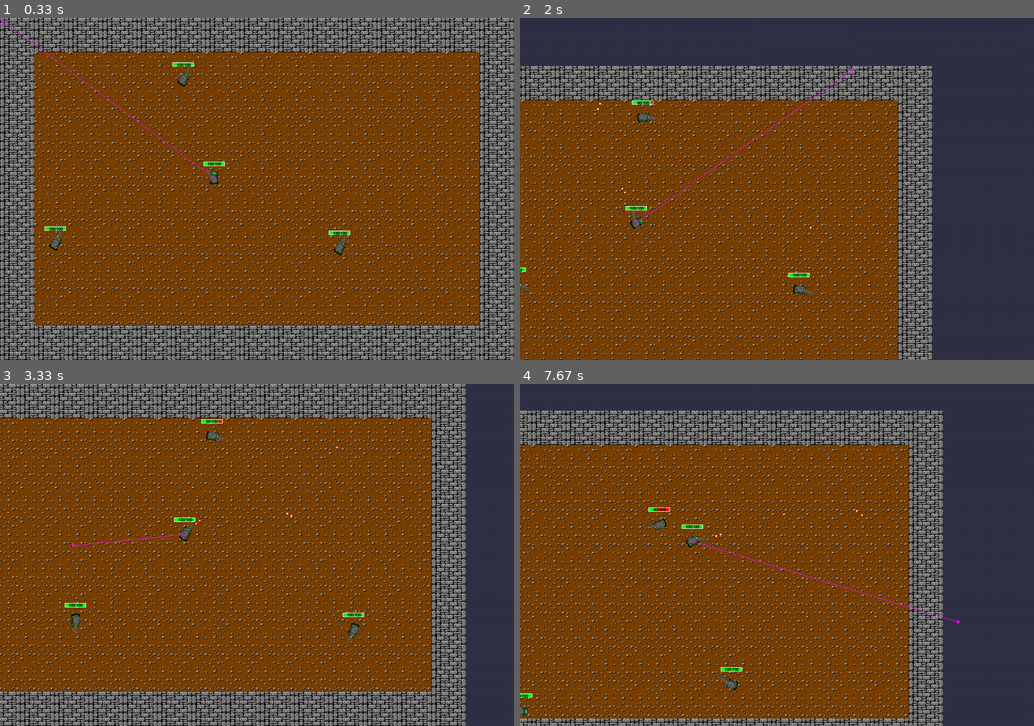
Above: before the commit, frames 1-4 (two rows, left to right).
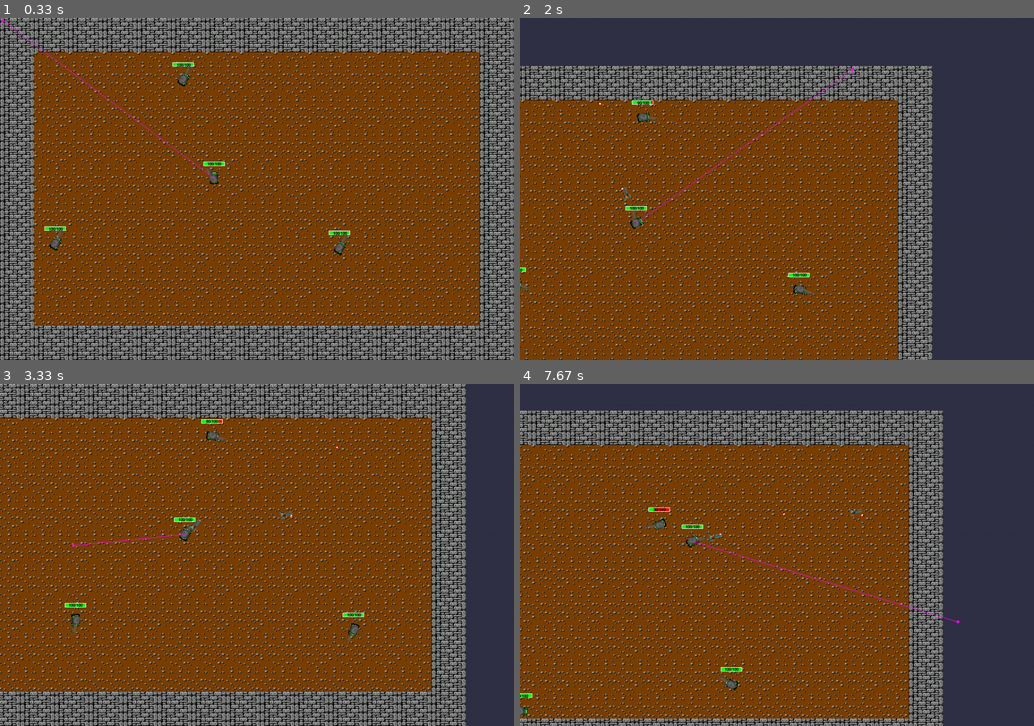
Above: after the commit, the same moments.

Repository: notwuyazui/Jackal
Game: pygame game, started from test.py
Two runs of this game, one before a commit and one after it. Both use one fixed random seed, a clock stepped at 60 frames per second and the inputs below.
Inputs (mouse positions are in pixels of both pictures, inside the frame that each line leads up to):
- Up to frame 1 (0.33 s): no input
- Up to frame 2 (2 s): click (777, 189) at 0.38 s; tap C at 0.67 s; hold Right 1-1.47 s; hold D 1-1.47 s; tap Space at 1.07, 1.37, 1.57, 1.9 s; click (653, 192) at 1.08 s; hold Up 1.5-1.8 s; hold W 1.5-1.8 s; click (617, 137) at 1.58 s; hold Right from 1.83 s (still down); hold D from 1.83 s (still down); click (854, 69) at 1.92 s
- Up to frame 3 (3.33 s): tap Space at 2.2, 2.4, 2.7, 2.97, 3.3 s; release Right at 2.3 s; release D at 2.3 s; hold Left 2.33-2.87 s; hold A 2.33-2.87 s; click (318, 585) at 2.42 s; hold Down 2.9-3.2 s; hold S 2.9-3.2 s; click (267, 438) at 2.98 s; hold Left from 3.23 s (still down); hold A from 3.23 s (still down); click (71, 544) at 3.32 s
- Up to frame 4 (7.67 s): tap C at 3.38, 4.88, 6.28 s; tap Space at 3.6, 3.73, 4.13, 4.43, 4.8, 5.2, 5.5, 5.7, 6, 6.2, 6.53, 6.83, 7.03, 7.33, 7.6 s; release Left at 3.63 s; release A at 3.63 s; hold Up 3.67-4.03 s; hold W 3.67-4.03 s; click (782, 589) at 3.75 s; hold Right 4.07-4.7 s; hold D 4.07-4.7 s; click (761, 496) at 4.15 s; hold Down 4.73-5.1 s; hold S 4.73-5.1 s; click (910, 609) at 4.82 s; hold Left 5.13-5.6 s; hold A 5.13-5.6 s; click (694, 442) at 5.22 s; hold Right 5.63-6.1 s; hold D 5.63-6.1 s; click (910, 524) at 5.72 s; hold Up 6.13-6.43 s; hold W 6.13-6.43 s; click (581, 479) at 6.22 s; hold Right 6.47-6.93 s; hold D 6.47-6.93 s; click (962, 527) at 6.55 s; hold Left 6.97-7.5 s; hold A 6.97-7.5 s; click (884, 493) at 7.05 s; hold Down from 7.53 s (still down); hold S from 7.53 s (still down); click (956, 623) at 7.62 s

Frame 1 is identical in both runs. In frame 2, less than 0.1% of the frame differs, in the area x 14-57%, y 26-62%; in frame 3, less than 0.1%; in frame 4, less than 0.1%, in the area x 25-67%, y 36-47%.

Commit message:
加 火箭弹

Diff:
--- a/Bullet/BaseBullet.py
+++ b/Bullet/BaseBullet.py
@@ -68,7 +68,7 @@
         self.velocity_direction: Tuple[float, float] = velocity_direction
         self.velocity: Tuple[float, float] = self._calculate_velocity()
         self.bounding_box: pygame.Rect = bounding_box if bounding_box else self._update_bounding_box()
-        self.rotation_angle: float = math.degrees(math.atan2(velocity_direction[1], velocity_direction[0]))
+        self.rotation_angle: float = math.degrees(math.atan2(velocity_direction[1], velocity_direction[0])) + 90
 
         # 状态标志
         self.is_active: bool = True
--- a/Bullet/BulletManager.py
+++ b/Bullet/BulletManager.py
@@ -39,14 +39,11 @@
                     print(f"子弹移除: ID={bullet.id}")
 
     def draw(self, surface, camera_offset):
-        """绘制所有子弹"""
         for bullet in self.bullets:
             bullet.draw(surface, camera_offset)
 
     def get_active_count(self):
-        """获取活跃子弹数量"""
         return len([b for b in self.bullets if b.is_active])
 
     def clear(self):
-        """清空所有子弹"""
         self.bullets.clear()
--- a/Bullet/NormalShell/NormalShell.py
+++ b/Bullet/NormalShell/NormalShell.py
@@ -16,10 +16,10 @@
         # 普通炮弹属性
         bullet_image_path = "Bullet/NormalShell/normalshell.png"
         size = (8, 8)
-        lifetime = 2.0
+        lifetime = 1.2
         speed_rate = 1.0
         damage_rate = 1.0
-        penetration = [1.2, 1.0, 0.8]
+        penetration = [1.0, 1.0, 1.0]
 
         super().__init__(
             projectile_id=projectile_id,
--- a/Bullet/RocketShell/RocketShell.py
+++ b/Bullet/RocketShell/RocketShell.py
@@ -1,5 +1,5 @@
 '''
-    火箭弹/爆炸弹
+    火箭弹
 '''
 
 import pygame
@@ -15,18 +15,18 @@
                  position: Tuple[float, float] = (0.0, 0.0),
                  velocity_direction: Tuple[float, float] = (1.0, 0.0)):
 
-        bullet_image_path = None
-        size = (12, 12)
-        lifetime = 1.5
-        speed_rate = 0.8
+        bullet_image_path = "Bullet/RocketShell/RocketShell.png"
+        size = (32, 32)
+        lifetime = 2.0
+        speed_rate = 1.0
         damage_rate = 1.5
         penetration = [0.8, 1.0, 1.2]
 
         # 爆炸属性
         is_explosive = True
-        explosion_radius = 60.0
+        explosion_radius = 15.0
         explosion_damage_rate = 0.8
-        explosion_image_path = None
+        explosion_image_path = "Bullet/RocketShell/RocketShellExplosion.png"
 
         super().__init__(
             projectile_id=projectile_id,
--- a/GameMode.py
+++ b/GameMode.py
@@ -1,5 +1,6 @@
 '''
     在此处设定和更改游戏模式
+    主要是控制可显示的信息
 '''
 
 DEBUG_MODE = False                  # 一键开启调试模式
--- a/Unit/BaseUnit.py
+++ b/Unit/BaseUnit.py
@@ -201,9 +201,6 @@
             # 当前弹药类型没有弹药
             return None
 
-        # 修正角度：炮塔朝向角度转换为数学上的标准角度
-        # PyGame中0度指向右侧，而我们的炮塔图像0度可能指向上方
-        # 所以需要将炮塔角度减去90度来匹配数学坐标系
         turret_angle_rad = math.radians(self.turret_direction_angle - 90)
 
         bullet_start_x = self.position[0] + math.cos(turret_angle_rad) * (self.size[0] / 2 + 5)
--- a/Unit/EnemyAI.py
+++ b/Unit/EnemyAI.py
@@ -10,15 +10,13 @@
 from Bullet.NormalShell.NormalShell import NormalShell
 
 class EnemyAI:
-    """敌方坦克AI控制器"""
-
     def __init__(self, enemy_tank, player_tank, bullet_manager, map_obstacles):
         self.enemy = enemy_tank
         self.player = player_tank
         self.bullet_manager = bullet_manager
         self.map_obstacles = map_obstacles
 
-        # AI状态
+        # 状态
         self.ai_state = "patrol"  # patrol, attack, retreat
         self.state_timer = 0.0
         self.change_state_time = random.uniform(3.0, 8.0)  # 状态改变时间
@@ -40,10 +38,9 @@
         self.generate_patrol_points()
 
     def generate_patrol_points(self, game_map=None):
-        """为敌人生成巡逻点"""
+        # 生成巡逻点
         base_x, base_y = self.enemy.position
 
-        # 生成4个围绕当前位置的巡逻点
         for i in range(4):
             angle = i * 90
             distance = random.uniform(100, 200)
@@ -59,24 +56,19 @@
             self.patrol_points.append((point_x, point_y))
 
     def update(self, delta_time):
-        """更新AI逻辑"""
         if not self.enemy.is_alive:
             return
 
-        # 更新计时器
         self.state_timer += delta_time
         if self.state_timer >= self.change_state_time:
             self.change_state()
             self.state_timer = 0.0
 
-        # 检查是否能看见玩家
         self.check_line_of_sight()
 
-        # 更新射击冷却
         if self.fire_cooldown > 0:
             self.fire_cooldown -= delta_time
 
-        # 根据状态执行行为
         if self.ai_state == "patrol":
             self.patrol_behavior(delta_time)
         elif self.ai_state == "attack":
@@ -84,32 +76,25 @@
         elif self.ai_state == "retreat":
             self.retreat_behavior(delta_time)
 
-        # 更新敌人移动
         self.enemy.set_movement(forward=self.move_forward, backward=self.move_backward)
         self.enemy.set_turning(left=self.turn_left, right=self.turn_right)
 
-        # 更新敌人
         self.enemy.update(delta_time, self.map_obstacles)
 
-        # 如果能看到玩家且可以射击，则开火
         if self.can_see_player and self.fire_cooldown <= 0:
             self.try_fire()
 
     def change_state(self):
-        """改变AI状态"""
         states = ["patrol", "attack", "retreat"]
 
-        # 如果能看到玩家，更倾向于攻击
         if self.can_see_player:
-            weights = [0.2, 0.7, 0.1]  # 攻击状态权重更高
-        else:
-            weights = [0.7, 0.2, 0.1]  # 巡逻状态权重更高
-
-        # 随机选择下一个状态
+            weights = [0.2, 0.7, 0.1]
+        else:
+            weights = [0.7, 0.2, 0.1]
+
         self.ai_state = random.choices(states, weights=weights)[0]
         self.change_state_time = random.uniform(3.0, 8.0)
 
-        # 重置移动控制
         self.move_forward = False
         self.move_backward = False
         self.turn_left = False
@@ -119,52 +104,43 @@
             print(f"敌人 {self.enemy.id} 改变状态为: {self.ai_state}")
 
     def check_line_of_sight(self):
-        """检查是否有玩家的视线（简单版本，不考虑障碍物）"""
+        # 检查是否有玩家的视线
         if not self.player.is_alive:
             self.can_see_player = False
             return
 
-        # 计算到玩家的距离
         dx = self.player.position[0] - self.enemy.position[0]
         dy = self.player.position[1] - self.enemy.position[1]
         distance = math.sqrt(dx**2 + dy**2)
 
-        # 如果玩家在视线范围内（距离和角度）
         max_sight_distance = 300
         self.can_see_player = distance <= max_sight_distance
 
     def patrol_behavior(self, delta_time):
-        """巡逻行为"""
+        # 巡逻行为
         if not self.patrol_points:
             return
 
-        # 获取当前巡逻点
         target_x, target_y = self.patrol_points[self.current_patrol_index]
 
-        # 计算到巡逻点的方向
         dx = target_x - self.enemy.position[0]
         dy = target_y - self.enemy.position[1]
         distance = math.sqrt(dx**2 + dy**2)
 
-        # 如果接近巡逻点，切换到下一个
         if distance < 20:
             self.current_patrol_index = (self.current_patrol_index + 1) % len(self.patrol_points)
             target_x, target_y = self.patrol_points[self.current_patrol_index]
             dx = target_x - self.enemy.position[0]
             dy = target_y - self.enemy.position[1]
 
-        # 计算目标角度
         target_angle = math.degrees(math.atan2(dy, dx)) + 90
         target_angle %= 360
 
-        # 设置炮塔目标角度
         self.enemy.turret_target_angle = target_angle
 
-        # 设置移动：朝目标前进
         self.move_forward = True
         self.move_backward = False
 
-        # 转向逻辑
         angle_diff = self.get_angle_difference(self.enemy.direction_angle, target_angle)
         if abs(angle_diff) > 15:
             if angle_diff > 0:
@@ -178,34 +154,25 @@
             self.turn_right = False
 
     def attack_behavior(self, delta_time):
-        """攻击行为"""
         if not self.player.is_alive:
             return
-
-        # 计算到玩家的方向
         dx = self.player.position[0] - self.enemy.position[0]
         dy = self.player.position[1] - self.enemy.position[1]
         distance = math.sqrt(dx**2 + dy**2)
 
-        # 计算目标角度
         target_angle = math.degrees(math.atan2(dy, dx)) + 90
         target_angle %= 360
 
-        # 设置炮塔目标角度
         self.enemy.turret_target_angle = target_angle
 
-        # 攻击行为：保持一定距离
         ideal_distance = 150
         if distance > ideal_distance + 50:
-            # 太远，前进
             self.move_forward = True
             self.move_backward = False
         elif distance < ideal_distance - 50:
-            # 太近，后退
             self.move_forward = False
             self.move_backward = True
         else:
-            # 理想距离，停止移动
             self.move_forward = False
             self.move_backward = False
 
@@ -223,26 +190,20 @@
             self.turn_right = False
 
     def retreat_behavior(self, delta_time):
-        """撤退行为"""
         if not self.player.is_alive:
             return
 
-        # 计算从玩家到敌人的方向（相反方向）
         dx = self.enemy.position[0] - self.player.position[0]
         dy = self.enemy.position[1] - self.player.position[1]
 
-        # 计算撤退方向
         retreat_angle = math.degrees(math.atan2(dy, dx)) + 90
         retreat_angle %= 360
 
-        # 设置炮塔目标角度（指向撤退方向）
         self.enemy.turret_target_angle = retreat_angle
 
-        # 撤退行为：后退
         self.move_backward = True
         self.move_forward = False
 
-        # 转向以面对撤退方向
         angle_diff = self.get_angle_difference(self.enemy.direction_angle, retreat_angle)
         if abs(angle_diff) > 15:
             if angle_diff > 0:
@@ -256,9 +217,7 @@
             self.turn_right = False
 
     def try_fire(self):
-        """尝试开火"""
         if self.fire_cooldown <= 0 and self.can_see_player:
-            # 检查炮塔是否大致指向玩家
             dx = self.player.position[0] - self.enemy.position[0]
             dy = self.player.position[1] - self.enemy.position[1]
             target_angle = math.degrees(math.atan2(dy, dx)) + 90
@@ -266,7 +225,7 @@
 
             angle_diff = self.get_angle_difference(self.enemy.turret_direction_angle, target_angle)
 
-            # 如果炮塔指向玩家（误差在20度内），则开火
+            # 如果炮塔指向玩家，则开火
             if abs(angle_diff) < 20:
                 bullet = self.enemy.fire(NormalShell)
                 if bullet:
@@ -276,7 +235,6 @@
                         print(f"敌人 {self.enemy.id} 开火!")
 
     def get_angle_difference(self, angle1, angle2):
-        """计算两个角度之间的最小差值"""
         diff = angle2 - angle1
         diff = (diff + 180) % 360 - 180
         return diff
--- a/Unit/saved/default_unit0.json
+++ /dev/null
@@ -1,3 +0,0 @@
-{
-  "id": 1,
-  "team":
--- a/test.py
+++ b/test.py
@@ -4,11 +4,12 @@
 import os
 import random
 from Unit.Tank.Tank import *
+from Unit.EnemyAI import *
 from Map.Map import *
 from GameMode import *
 from Bullet.NormalShell.NormalShell import *
+from Bullet.RocketShell.RocketShell import *
 from Bullet.BulletManager import *
-from Unit.EnemyAI import *
 
 def draw_debug_info(surface, tank, camera_offset, mouse_pos):
     debug_font = pygame.font.Font(None, 20)
@@ -208,7 +209,7 @@
 
         # 鼠标左键发射子弹
         if mouse_left_pressed and fire_cooldown <= 0:
-            bullet = tank.fire(NormalShell)
+            bullet = tank.fire(RocketShell)
             if bullet:
                 bullet_manager.add_bullet(bullet)
                 fire_cooldown = fire_cooldown_max
Binary file added: Bullet/RocketShell/RocketShell.png
Binary file added: Bullet/RocketShell/RocketShellExplosion.png
